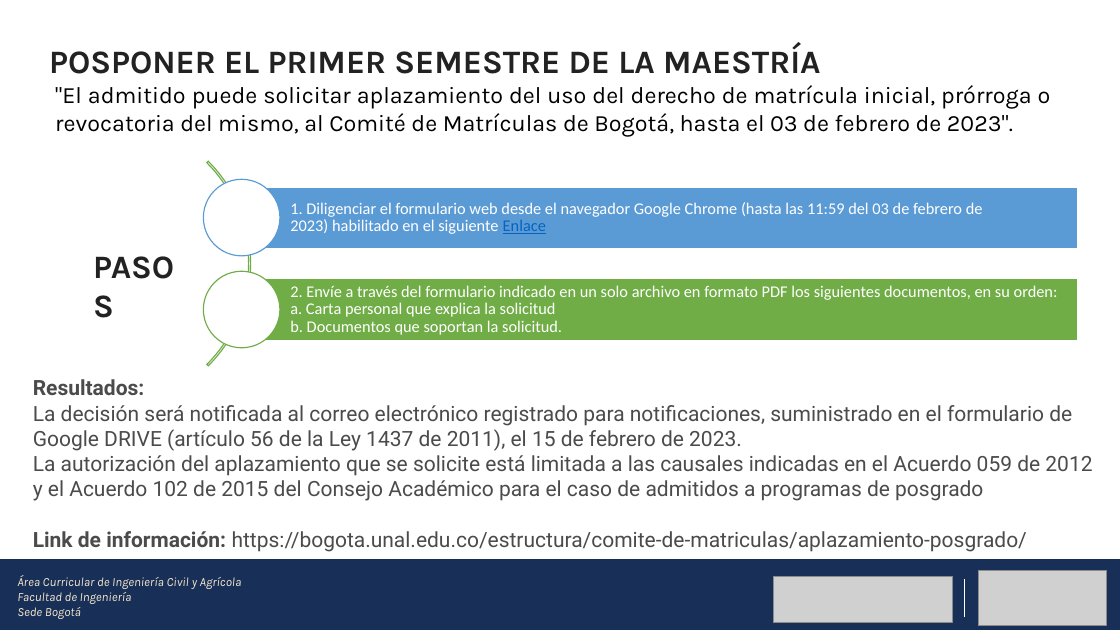
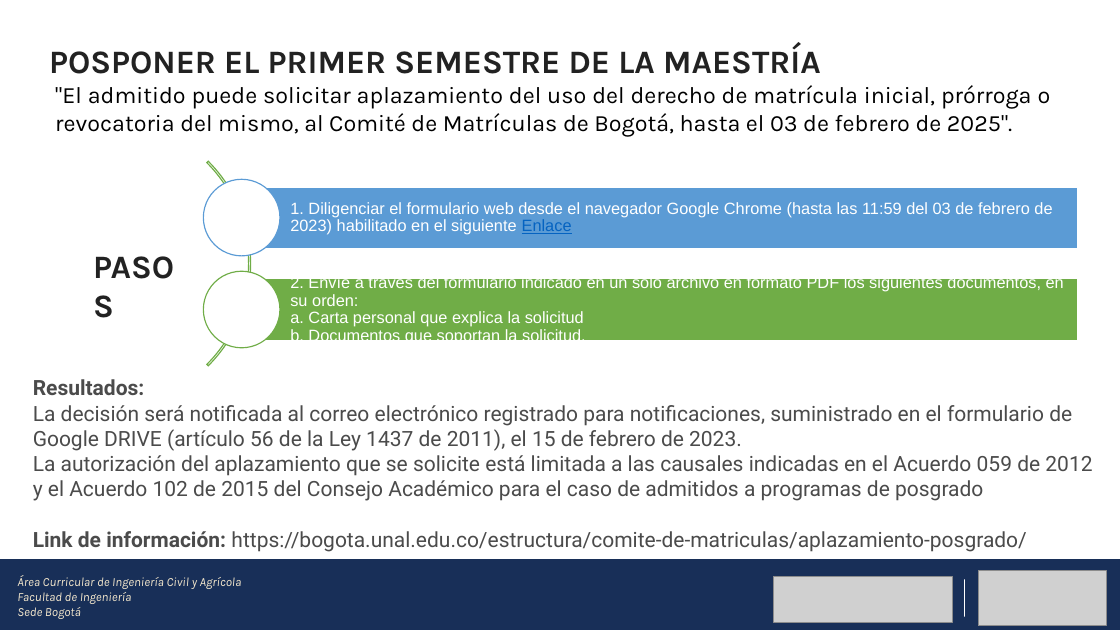
Before and after one commit to lamhydro/seminarI, a slide deck: slide 15 of lecs/unit01/1.Presentación posgrados 2023-1S MRH.pptx. Drawn at 1120x630 pixels with LibreOffice and Linux fonts; fonts in the diff are those of the drawing; grey boxes stand for pictures; background and template pictures are left out. Boxes give left, top, right and bottom in pixels: in the first picture for what was removed or moved away, otherwise in the second. Text is boxed around its words. In the diff, an @@ line names an element or a change of style, - is before the commit and + after.

```diff
--- a/lecs/unit01/1.Presentación posgrados 2023-1S MRH.pptx
+++ b/lecs/unit01/1.Presentación posgrados 2023-1S MRH.pptx
@@ text at (55, 85, 1051, 137): text changed @@
-"El admitido puede solicitar aplazamiento del uso del derecho de matrícula inicial, prórroga o revocatoria del mismo, al Comité de Matrículas de Bogotá, hasta el 03 de febrero de 2023".
+"El admitido puede solicitar aplazamiento del uso del derecho de matrícula inicial, prórroga o revocatoria del mismo, al Comité de Matrículas de Bogotá, hasta el 03 de febrero de 2025".
@@ text "1. Diligenciar el formulario web ..." at (290, 202, 1052, 235): font Calibri to Arial @@
@@ text "2. Envíe a través del ..." at (290, 275, 1064, 345): font Calibri to Arial @@
```
Also in this commit, not shown: 16 other slides changed, 6 other files.
